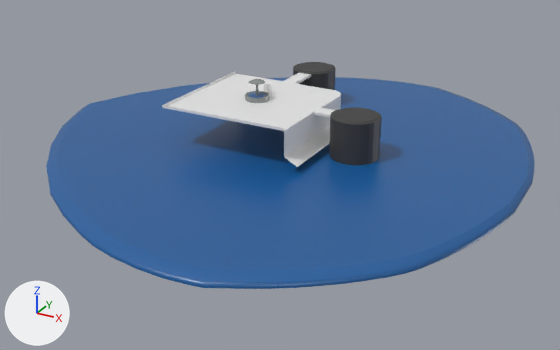
What one commit did to the Blender file Maps/LowPolySniperShooterMap.blend.
Both versions are drawn from a 50 mm lens placed at (140.7, -238.3, 90.4), pointed at (13.5, -6.9, -25.3). The lights are fixed; the arrows at lower left show +X, +Y and +Z.

Names of what the first picture shows: 'Baza', 'Cube', 'Fontanna', 'HeliPad', 'HeliPad.001'.
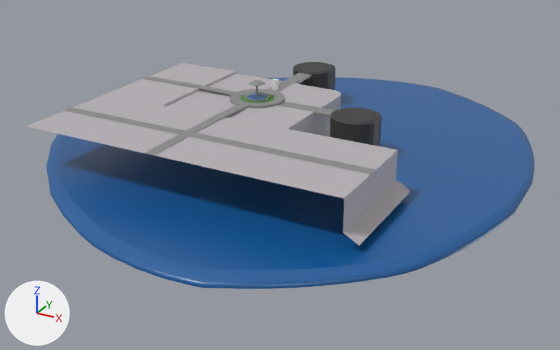
Patch to the scene script:
```diff
--- a/Maps/LowPolySniperShooterMap.blend.py
+++ b/Maps/LowPolySniperShooterMap.blend.py
@@ mat_path_001 @@
+mat_path_001 = principled_material('Path.001')
+mat_path_001.base_color = (0.267, 0.267, 0.267)  # grey #8d8d8d
@@ mat_bejs @@
+mat_bejs = principled_material('Bejs')
+mat_bejs.base_color = (0.495, 0.464, 0.497)  # grey #bbb5bb
@@ mat_grass @@
+mat_grass = principled_material('Grass')
+mat_grass.base_color = (0.0683, 0.274, 0.0266)  # green #4a8f2d
@@ me_plane_001 @@
 # used by ob_baza; location = (0.0, 0.0, 0.0); scale = (25.0, 25.0, 1.0)
-me_plane_001.from_pydata(...)  # 135 vertices, 124 faces; spans x -1.0..1.4, y -1.0..1.6, z -12.0..1.0
+me_plane_001.from_pydata(...)  # 358 vertices, 326 faces; spans x -2.07..2.8, y -2.6..1.6, z -12.0..1.27
+# me_plane_001 part 1
+# 3 vertices are removed from x 1.0..1.2, y -1.0, z -12.0..0.0
+# 30 faces are deleted
+# 80 vertices are added at x -2.07..2.8, y -2.6..0.33, z -12.0..1.27
+# 6 new vertices lie (0.0, -0.53, 0.0) away from vertices in x -1.0..1.0, y -1.0, z 1.0
+# 7 new vertices lie (0.04, 0.0, 0.0) away from vertices in x -0.11, y -1.53..0.33, z 0.0..1.0
+# 7 new vertices lie (0.0, -0.18, 0.0) away from vertices in x -1.0..1.0, y -1.53, z 1.0
+# 8 new vertices lie (-0.04, 0.0, 0.0) away from vertices in x 0.11, y -1.71..0.33, z 0.0..1.0
+# 16 new vertices lie (0.0, 0.0, 0.25) away from vertices in x -1.0..1.0, y -1.73..-1.53, z 1.0
+# 11 new vertices lie (0.0, -0.14, 0.0) away from vertices in x -1.0..1.0, y -1.73, z 1.0..1.25
+# 12 new vertices lie (-1.07, 0.0, 0.0) away from vertices in x -1.0, y -1.87..1.0, z 1.0..1.25
+# 9 new vertices lie (0.0, 0.0, -0.25) away from vertices in x -0.33..1.0, y -1.87, z 1.25
+# 11 new vertices lie (0.0, -0.18, 0.0) away from vertices in x -2.07..1.0, y -1.89..-1.71, z 1.0
+# 10 new vertices lie (0.0, -0.53, 0.0) away from vertices in x -1.0..1.0, y -2.07, z 1.0
+# 10 new vertices lie (1.6, 0.0, 0.0) away from vertices in x 1.0, y -2.6..-1.0, z 1.0..1.25
+# 8 new vertices lie (0.0, 0.0, 0.25) away from vertices in x -0.07..0.07, y -2.6..-1.87, z 1.0
+# 6 new vertices lie (0.0, 0.0, -10.32) away from vertices in x 2.6, y -2.6..-1.0, z 1.0
+# 5 new vertices lie (0.2, 0.0, -2.68) away from vertices in x 2.6, y -2.6..-1.53, z -9.32
+# 7 new vertices lie (0.0, 0.0, 9.31) away from vertices in x 1.0..1.09, y -1.0..-0.91, z -9.31
+# 7 new vertices lie (0.2, 0.2, -2.69) away from vertices in x 1.0..1.09, y -1.0..-0.91, z -9.31
+# 6 new vertices lie (0.0, 0.15, 0.0) away from vertices in x -2.07..-0.39, y -0.09, z 0.65..1.26
+# 36 new faces join them, mat_path_001 (grey #8d8d8d)
+# 196 new faces join them, mat_bejs (grey #bbb5bb)
+# me_plane_001 part 2: 105 faces spanning x -1.0..1.4, y -1.0..1.6, z -12.0..1.0 switch from no material to mat_bejs (grey #bbb5bb)
+# me_plane_001 part 3: 5 faces spanning x -0.11..1.4, y -0.11..1.6, z -1.0..0.0 switch from no material to mat_path_001 (grey #8d8d8d)
@@ me_cylinder_003 @@
+me_cylinder_003.from_pydata(...)  # 320 vertices, 290 faces; spans x -1.0..1.0, y -1.0..1.0, z -0.5..1.0
+# faces by material slot: [289, 1]
+me_cylinder_003.materials.append(mat_path_001)  # grey #8d8d8d
+me_cylinder_003.materials.append(mat_grass)  # green #4a8f2d
@@ ob_fontanna @@
 ob_fontanna = bpy.data.objects.new('Fontanna', me_cylinder_002)
-ob_fontanna.location = (0.0, 0.0, -0.2)
+ob_fontanna.location = (0.0, 0.0, -0.8)
 ob_fontanna.scale = (4.56, 4.56, 2.0)
@@ ob_cylinder @@
+ob_cylinder = bpy.data.objects.new('Cylinder', me_cylinder_003)
+ob_cylinder.location = (0.0, 0.0, -9.4)
+ob_cylinder.scale = (10.3, 10.3, 10.3)
```

Where the change shows, as pixel boxes [x1, y1, x2, y2] in the pictures (560 x 350 px):
'Baza', reshaped (114% wider, 89% taller): before [162, 71, 341, 167]; after [26, 63, 410, 245]
'Cylinder', added: after [230, 89, 285, 108]
    faces in mat_path_001 (grey #8d8d8d): [230, 89, 285, 108]
'Fontanna', moved: before [245, 79, 269, 103]; after [245, 80, 269, 102]
part 1 of me_plane_001, built on: before [214, 81, 318, 167]; after [26, 63, 410, 245]
part 2 of me_plane_001, recoloured (white to grey): [164, 71, 341, 137] in both
part 3 of me_plane_001, recoloured (white to grey): [277, 73, 335, 117] in both
